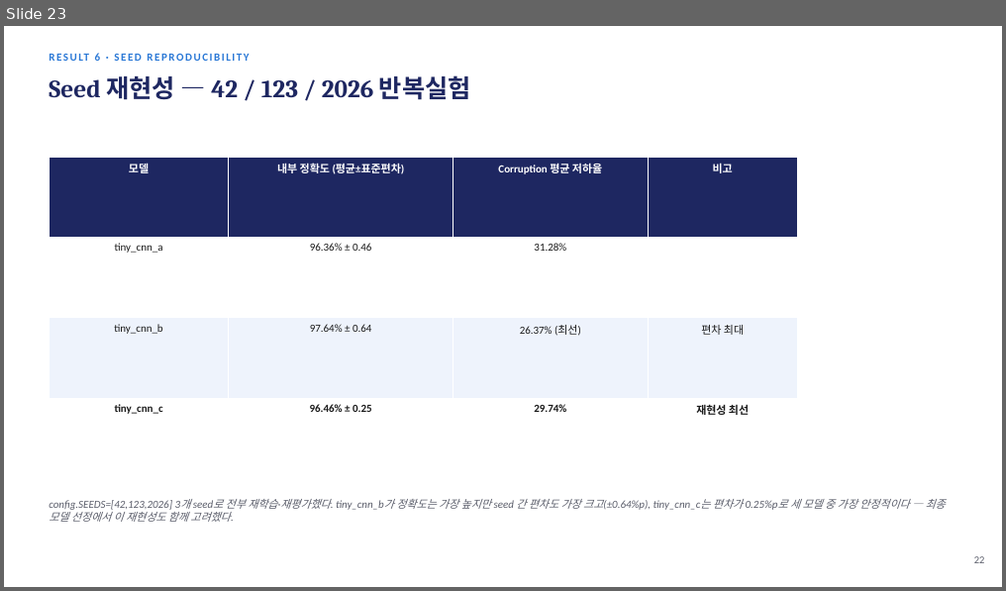
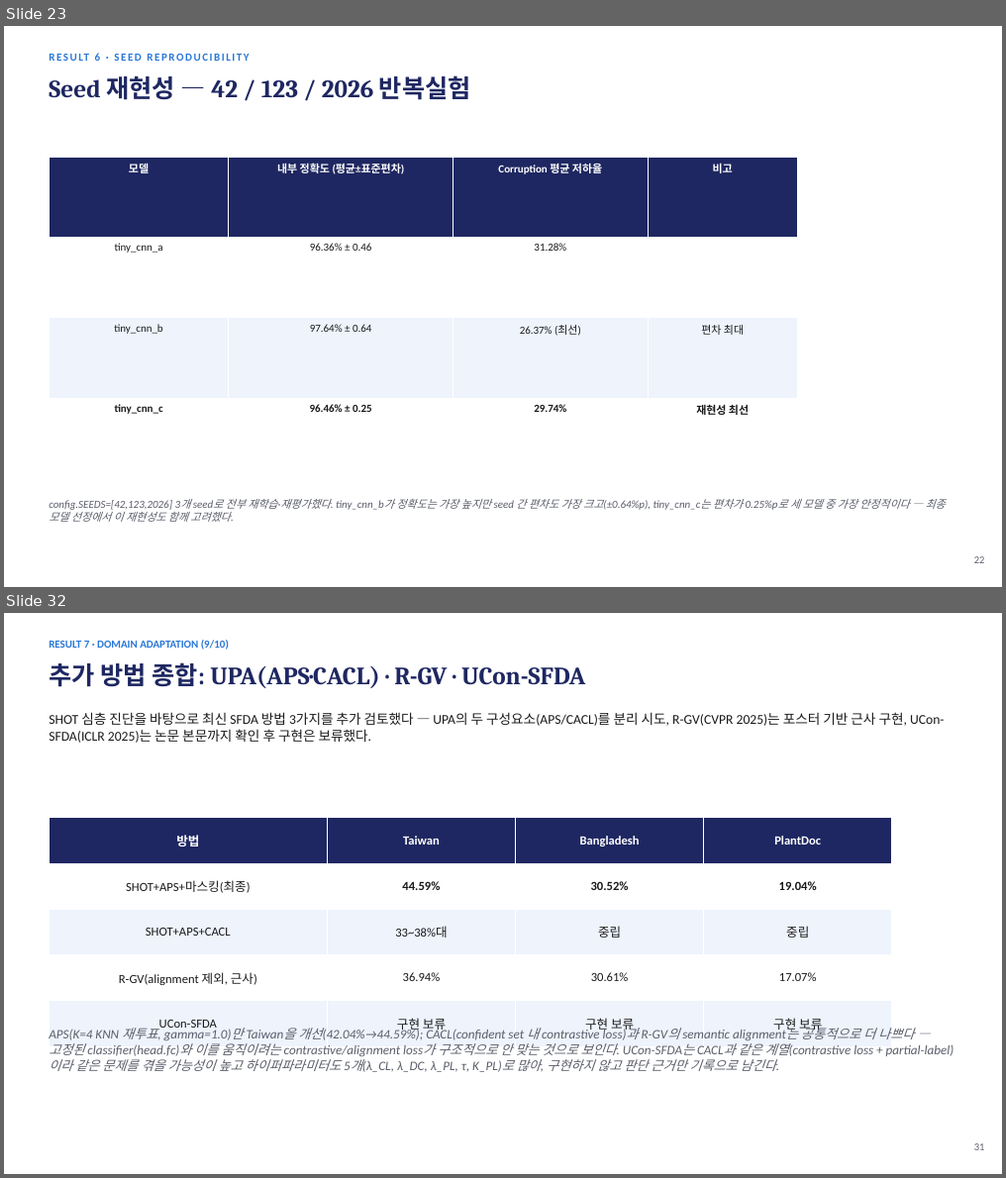
Before and after one commit to sara0813/tomato-disease-v2, a slide deck: docs/CNN_토마토_병해분류_V2_진행보고.pptx. Shown one above the other, each under a label of ours: slide 23 before the commit, slides 23 and 32 after it; the slides between them are not shown. The pictures are 1006x591 and 1006x1178 pixels, drawn with LibreOffice and Linux fonts; fonts in the diff are those of the drawing. Boxes give left, top, right and bottom in pixels: in the first picture for what was removed or moved away, otherwise in the second. Text is boxed around its words. In the diff, an @@ line names an element or a change of style, - is before the commit and + after.

```diff
--- a/docs/CNN_토마토_병해분류_V2_진행보고.pptx
+++ b/docs/CNN_토마토_병해분류_V2_진행보고.pptx
@@ slide 32 added at (4,613,1002,1174), background #FFFFFF @@
@@ text added at (49,640,229,650), 10.5 pt, text #2A78D6, bold @@
+RESULT 7 · DOMAIN ADAPTATION (9/10)
@@ text added at (49,663,585,688), 24 pt, text #1E2761, bold @@
+추가 방법 종합: UPA(APS·CACL) · R-GV · UCon-SFDA
@@ text added at (49,712,944,743), 13 pt, text #1A1A1A @@
+SHOT 심층 진단을 바탕으로 최신 SFDA 방법 3가지를 추가 검토했다 — UPA의 두 구성요소(APS/CACL)를 분리 시도, R-GV(CVPR 2025)는 포스터 기반 근사 구현, UCon-SFDA(ICLR 2025)는 논문 본문까지 확인 후 구현은 보류했다.
@@ table added at (49,817,893,1037), 5 rows, 4 columns @@
+방법 | Taiwan | Bangladesh | PlantDoc
+SHOT+APS+마스킹(최종) | 44.59% | 30.52% | 19.04%
+SHOT+APS+CACL | 33~38%대 | 중립 | 중립
+R-GV(alignment 제외, 근사) | 36.94% | 30.61% | 17.07%
+UCon-SFDA | 구현 보류 | 구현 보류 | 구현 보류
@@ text added at (49,1026,954,1072), 12.5 pt, text #5B5E6B, italic @@
+APS(K=4 KNN 재투표, gamma=1.0)만 Taiwan을 개선(42.04%→44.59%); CACL(confident set 내 contrastive loss)과 R-GV의 semantic alignment는 공통적으로 더 나쁘다 — 고정된 classifier(head.fc)와 이를 움직이려는 contrastive/alignment loss가 구조적으로 안 맞는 것으로 보인다. UCon-SFDA는 CACL과 같은 계열(contrastive loss + partial-label)이라 같은 문제를 겪을 가능성이 높고 하이퍼파라미터도 5개(λ_CL, λ_DC, λ_PL, τ, K_PL)로 많아, 구현하지 않고 판단 근거만 기록으로 남긴다.
@@ text added at (974,1144,985,1151), 10 pt, text #5B5E6B @@
+31
```
Also in this commit, not shown: 10 slides changed, 1 other slide added.
